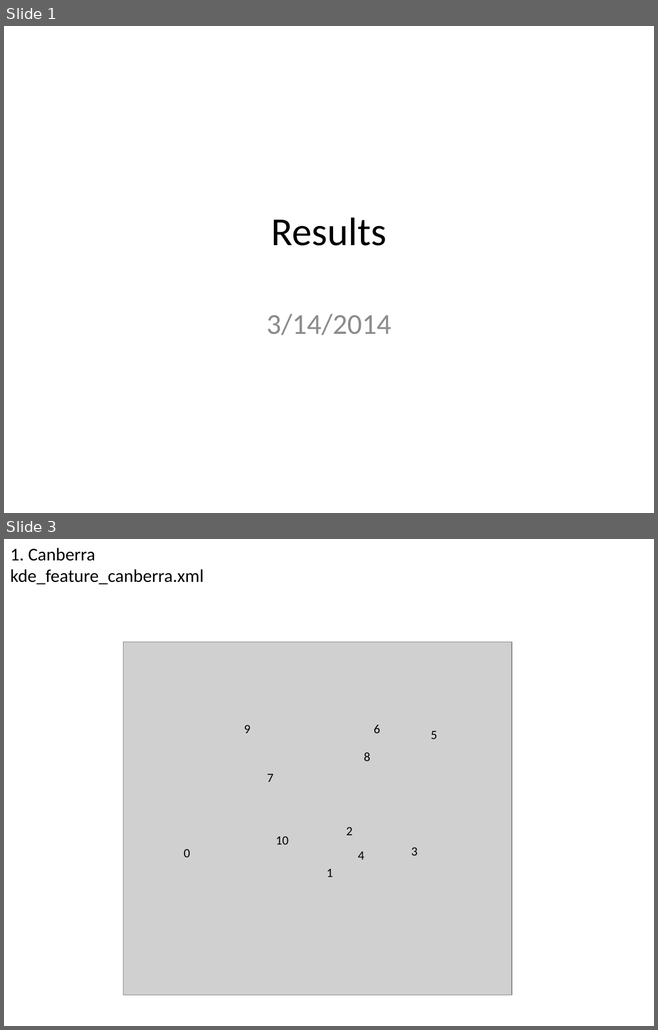
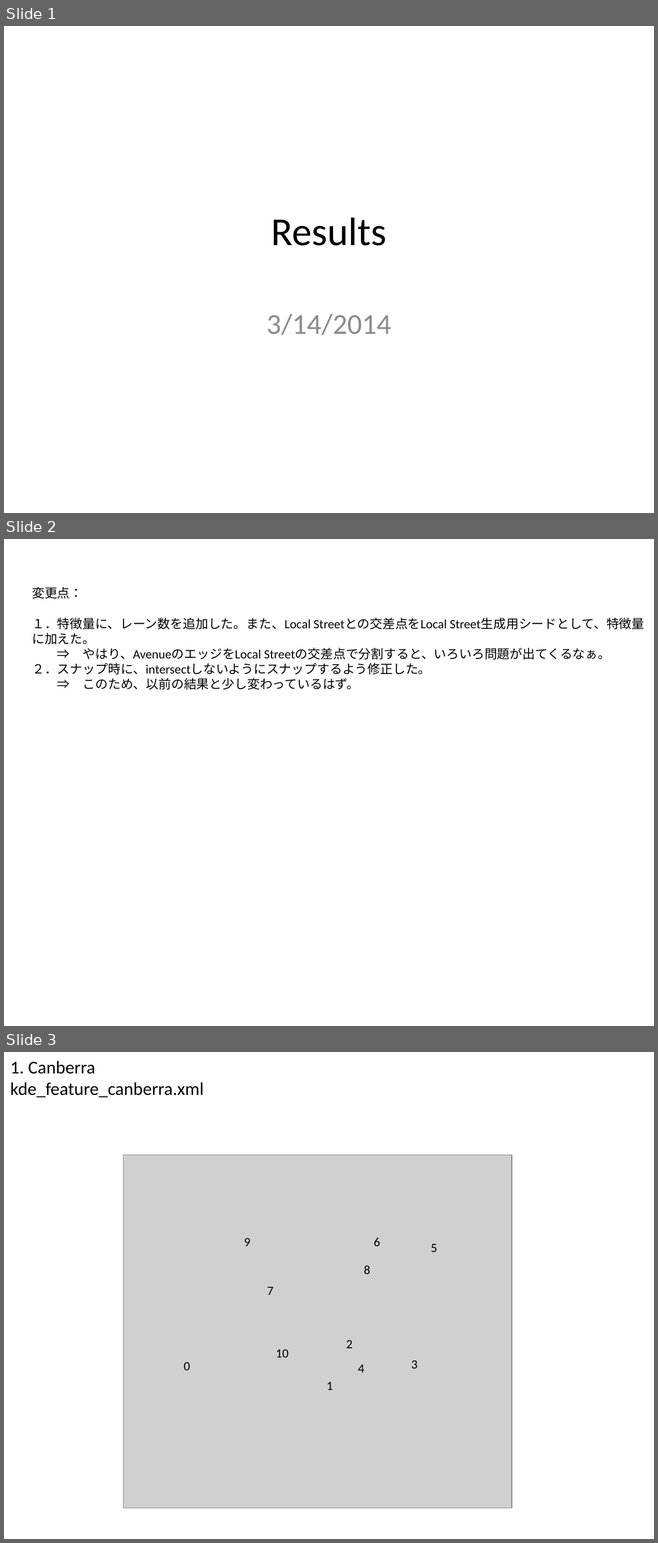
Before and after one commit to gnishida/RoadDesigner, a slide deck: doc/results_20140314/results_20140314.pptx. Shown one above the other, each under a label of ours: slides 1 and 3 before the commit, slides 1, 2 and 3 after it; the slides between them are not shown. The pictures are 658x1030 and 658x1543 pixels, drawn with LibreOffice and Linux fonts; fonts in the diff are those of the drawing; grey boxes stand for pictures. Boxes give left, top, right and bottom in pixels: in the first picture for what was removed or moved away, otherwise in the second. Text is boxed around its words. In the diff, an @@ line names an element or a change of style, - is before the commit and + after.

```diff
--- a/doc/results_20140314/results_20140314.pptx
+++ b/doc/results_20140314/results_20140314.pptx
@@ slide 2 added at box(4, 539, 654, 1026), background #FFFFFF @@
@@ text added at box(32, 587, 644, 690), 14 pt, text #000000 @@
+変更点：
+１．特徴量に、レーン数を追加した。また、Local Streetとの交差点をLocal Street生成用シードとして、特徴量に加えた。
+⇒ やはり、AvenueのエッジをLocal Streetの交差点で分割すると、いろいろ問題が出てくるなぁ。
+２．スナップ時に、intersectしないようにスナップするよう修正した。
+⇒ このため、以前の結果と少し変わっているはず。
```
Also in this commit, not shown: 3 slides changed, 4 slides removed, 6 other files.
